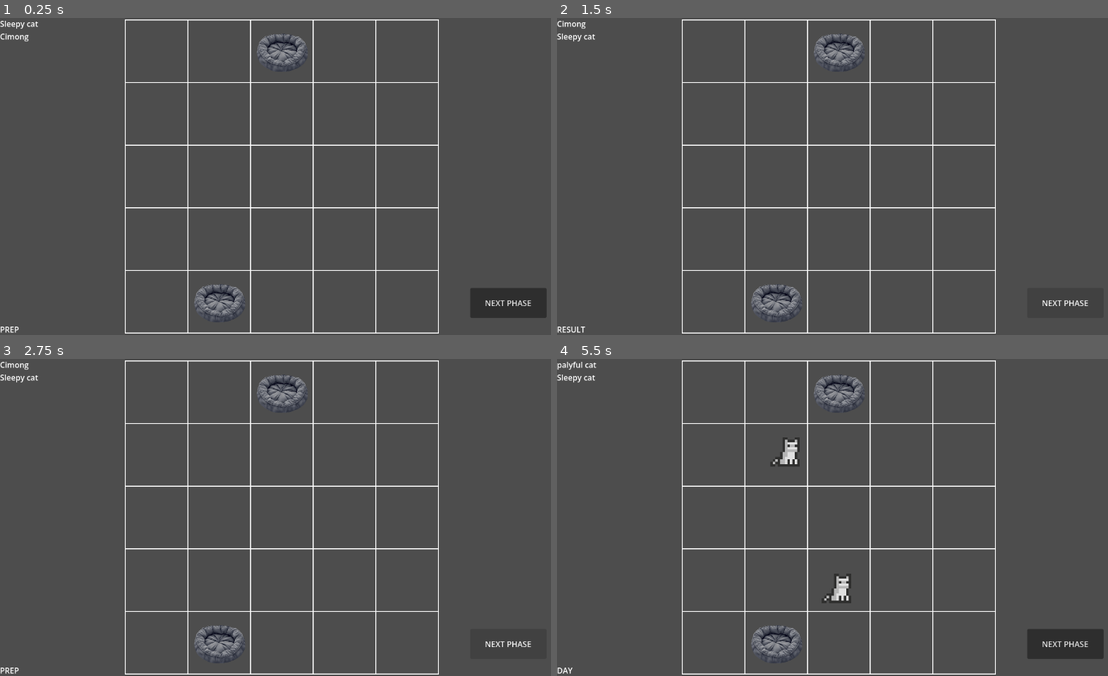
Above: before the commit, frames 1-4 (two rows, left to right).
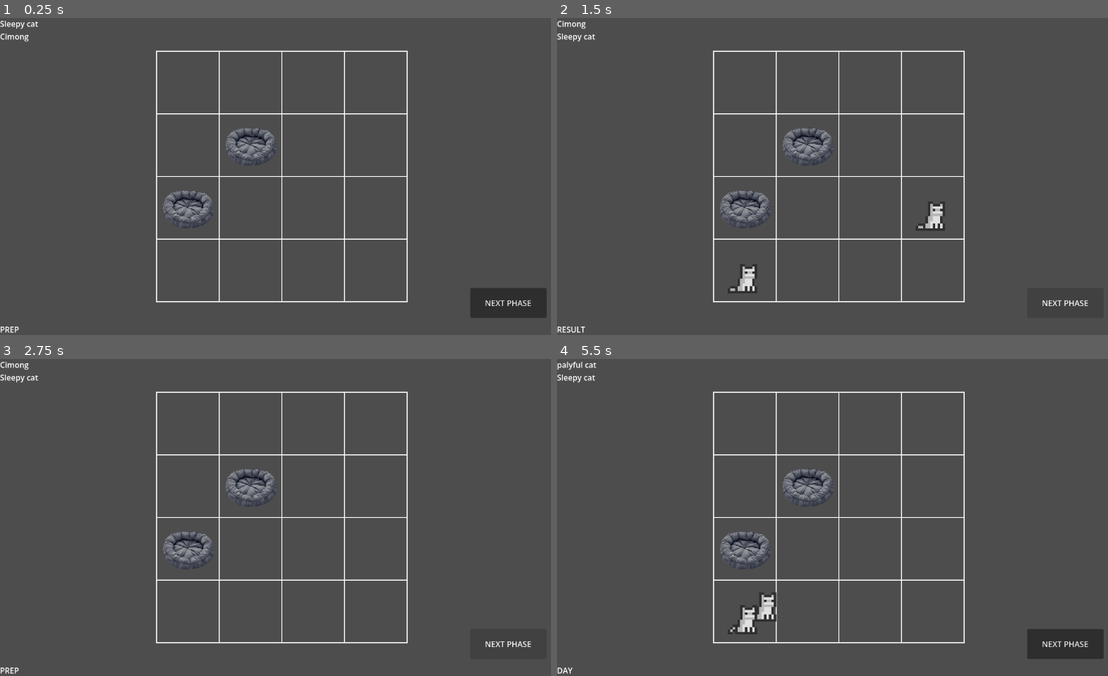
Above: after the commit, the same moments.

Repository: qurreee/cing-care
Game: Godot game, scene res://Scenes/Main.tscn
Same seed, same stepped clock (60 frames per second), same inputs: the game is played once before the commit and once after it.
Inputs (mouse positions are in pixels of both pictures, inside the frame that each line leads up to):
- Up to frame 1 (0.25 s): no input
- Up to frame 2 (1.5 s): click "NEXT PHASE" at 0.5 s; click "NEXT PHASE" at 1.25 s
- Up to frame 3 (2.75 s): click "NEXT PHASE" at 2 s
- Up to frame 4 (5.5 s): tap Enter at 2.75 s; move the mouse to (964, 501) at 2.77 s; click (964, 501) at 2.92 s; drag from (727, 533) to (838, 390) at 3.52 s; move the mouse to (893, 447) at 4.27 s; click (893, 447) at 4.42 s; drag from (810, 580) to (777, 644) at 5.02 s

The runs differ from the first frame. In frame 1, 6.3% of the frame differs, in the area x 22-80%, y 0-100%; in frame 2, 6.8%; in frame 3, 6.3%; in frame 4, 7.4%.

Commit message:
State timing refining
Cat behaviour and state refining

Diff:
--- a/Cats/CatDatas/Cimong.tres
+++ b/Cats/CatDatas/Cimong.tres
@@ -12,7 +12,7 @@
 rules = Array[ExtResource("1_osv3b")]([ExtResource("2_m1hsl")])
 need_weights = Dictionary[int, float]({
 0: 1.0,
-1: 1.0,
+1: 10.0,
 2: 1.0,
 3: 10.0,
 4: 1.0
--- a/Cats/cat.gd
+++ b/Cats/cat.gd
@@ -10,9 +10,15 @@
 var MOVE_SPEED: float = 80.0
 var is_moving: bool = false
 
-var use_duration: float = 3.0  # how long cat uses a facility
 var use_timer: float = 0.0
 signal facility_use_finished(cat: Cat)
+
+var idle_timer: float = 0.0
+var idle_duration: float = 0.0
+signal needs_think(cat: Cat)
+
+var wander_timer: float = 0.0
+signal needs_wander(cat: Cat)
 
 var state: State = State.IDLE
 enum State {
@@ -20,7 +26,13 @@
 	WALKING,
 	USING_FACILITY,
 	DONE_USING,
-	UNHAPPY
+}
+
+var move_reason: MoveReason = MoveReason.NONE
+enum MoveReason {
+	NONE,
+	WANDER,
+	GOING_TO_FACILITY
 }
 
 var prev_need: Enums.Needs = Enums.Needs.FREE
@@ -34,13 +46,14 @@
 	var target :Array = grid_manager.get_facilities_by_type(current_need)
 
 	if target:
-		move_to(target[0].cell, grid_manager.get_cell_center(target[0].cell))
+		walk_to(target[0].cell, grid_manager.get_cell_center(target[0].cell), MoveReason.GOING_TO_FACILITY)
 
-func move_to(cell: Vector2i, pos: Vector2) -> void:
+func walk_to(cell: Vector2i, pos: Vector2, reason: MoveReason) -> void:
 	target_cell = cell
 	target_pos = pos
 	is_moving = true
 	state = State.WALKING
+	move_reason = reason
 
 func _process(delta: float) -> void:
 	if is_moving:
@@ -48,19 +61,47 @@
 		if position.is_equal_approx(target_pos):
 			is_moving = false
 			state = State.IDLE
-			on_arrived()
+			_on_arrived()
 
 	if state == State.USING_FACILITY:
 		use_timer -= delta
 		if use_timer <= 0.0:
-			state = State.DONE_USING
-			emit_signal("facility_use_finished", self)
+			state = State.IDLE
+			facility_use_finished.emit(self)
 
-func on_arrived() -> void:
-	state = State.USING_FACILITY
-	use_timer = use_duration
+	if state == State.IDLE:
+		idle_timer -= delta
+		wander_timer -= delta
+
+		if wander_timer <= 0.0:
+			wander_timer = randf_range(3.0, 7.0)
+			_wander()
+
+		if idle_timer <= 0.0:
+			idle_timer = 999.0
+			needs_think.emit(self)
+
+func start_idle(duration: float) -> void:
+	state = State.IDLE
+	idle_timer = duration
+	wander_timer = randf_range(1.0, duration)
+
+func _wander() -> void:
+	needs_wander.emit(self)
+
+func _on_arrived() -> void:
 	current_cell = target_cell
 	target_cell = Vector2i(-1, -1)
+
+	match move_reason:
+		MoveReason.GOING_TO_FACILITY:
+			state = State.USING_FACILITY
+			use_timer = randf_range(3.0, 6.0)
+		MoveReason.WANDER:
+			state = State.IDLE
+			idle_timer = randf_range(1.0, 2.0)
+	move_reason = MoveReason.NONE
+
 
 func get_weighted_need() -> void:
 	var total_weight := 0.0
@@ -82,7 +123,7 @@
 
 func calculate_score(grid_manager: GridManager) -> float:
 	var score : float = 0.0
-	for rule in data.rules:
+	for rule: CatRule in data.rules:
 		score += rule.evaluate(self, grid_manager)
 	print(score, " calc")
 	return score
--- a/Globals/game_loop.gd
+++ b/Globals/game_loop.gd
@@ -8,7 +8,9 @@
 
 var current_phase: Phase = Phase.PREP
 var day_number: int = 1
+
 var day_timer: float = 60.0
+var _timer_remaining: float = 0.0
 
 signal phase_changed(phase: Phase)
 
@@ -16,6 +18,7 @@
 func start_day() -> void:
 	GameManager.generate_day()
 	current_phase = Phase.DAY
+	_timer_remaining = day_timer
 	phase_changed.emit(Phase.DAY)
 
 func end_day() -> void:
@@ -26,3 +29,9 @@
 	day_number += 1
 	current_phase = Phase.PREP
 	phase_changed.emit(Phase.PREP)
+
+func _process(delta: float) -> void:
+	if current_phase == Phase.DAY:
+		_timer_remaining -= delta
+		if _timer_remaining <= 0.0:
+			end_day()
--- a/Scenes/cat_manager.gd
+++ b/Scenes/cat_manager.gd
@@ -7,7 +7,6 @@
 
 @onready var grid_manager: GridManager = $"../GridManager"
 
-var day_score: float = 0.0
 
 func _ready() -> void:
 	GameLoop.phase_changed.connect(_on_phase_changed)
@@ -24,16 +23,19 @@
 
 func _on_facility_use_finished(cat: Cat) -> void:
 	var score = cat.calculate_score(grid_manager)
-	day_score += score
-	cat.state = Cat.State.IDLE
-	print(cat.data.cat_name,": daySCORE ", day_score)
+	GameManager.day_score += score
+	cat.start_idle(randf_range(2.0, 4.0))
+	print(cat.data.cat_name,": daySCORE ", GameManager.day_score)
 
 func _on_phase_changed(phase: GameLoop.Phase) -> void:
 	if phase == GameLoop.Phase.DAY:
 		cat_datas = GameManager.todays_cats
 		spawn_cats()
-		cat_action()
 	elif phase == GameLoop.Phase.RESULT:
+		for cat in cats:
+			cat.set_process(false)
+		show_result()
+	elif phase == GameLoop.Phase.PREP:
 		clear_cats()
 
 func spawn_cats() -> void:
@@ -41,11 +43,24 @@
 		var new_cat: Cat = cat_scene.instantiate()
 		new_cat.setup(cat)
 		new_cat.facility_use_finished.connect(_on_facility_use_finished)
+		new_cat.needs_think.connect(_on_cat_needs_think)
+		new_cat.needs_wander.connect(_on_cat_needs_wander)
 		add_child(new_cat)
 		cats.append(new_cat)
 		place_cat(new_cat)
+		new_cat.start_idle(randf_range(1.0, 4.0))
+
+func _on_cat_needs_think(cat: Cat) -> void:
+	cat.think(grid_manager)
+
+func _on_cat_needs_wander(cat: Cat) -> void:
+	var cell = grid_manager.rand_cell()
+	cat.walk_to(cell, grid_manager.get_cell_center(cell), Cat.MoveReason.WANDER)
 
 func clear_cats() -> void:
 	for c in cats:
 		c.queue_free()
 	cats.clear()
+
+func show_result() -> void:
+	print("Today's Score: ", GameManager.day_score)
--- a/Scenes/grid_manager.gd
+++ b/Scenes/grid_manager.gd
@@ -3,7 +3,7 @@
 
 var grid: Dictionary[Vector2i, Facility] = {}
 
-var GRID_SIZE: Vector2i = Vector2i(5, 5)
+var GRID_SIZE: Vector2i = Vector2i(4, 4)
 var CELL_SIZE: int = 128
 var GRID_ORIGIN: Vector2 = Vector2(200,100)
 @export var show_debug: bool = false
--- a/Scenes/main.gd
+++ b/Scenes/main.gd
@@ -6,6 +6,7 @@
 
 func _ready() -> void:
 	update_label()
+	GameLoop.phase_changed.connect(_on_phase_changed)
 
 func _on_next_phase_button_pressed() -> void:
 	if GameLoop.current_phase == GameLoop.Phase.PREP:
@@ -19,6 +20,13 @@
 		GameLoop.next_day()
 		day_phase.text = "PREP"
 
+func _on_phase_changed(phase: GameLoop.Phase) -> void:
+	if phase == GameLoop.Phase.DAY:
+		day_phase.text = "DAY"
+	elif phase == GameLoop.Phase.RESULT:
+		day_phase.text = "RESULT"
+	elif phase == GameLoop.Phase.PREP:
+		day_phase.text = "PREP"
 
 func update_label() -> void:
 	var list: String = ""
